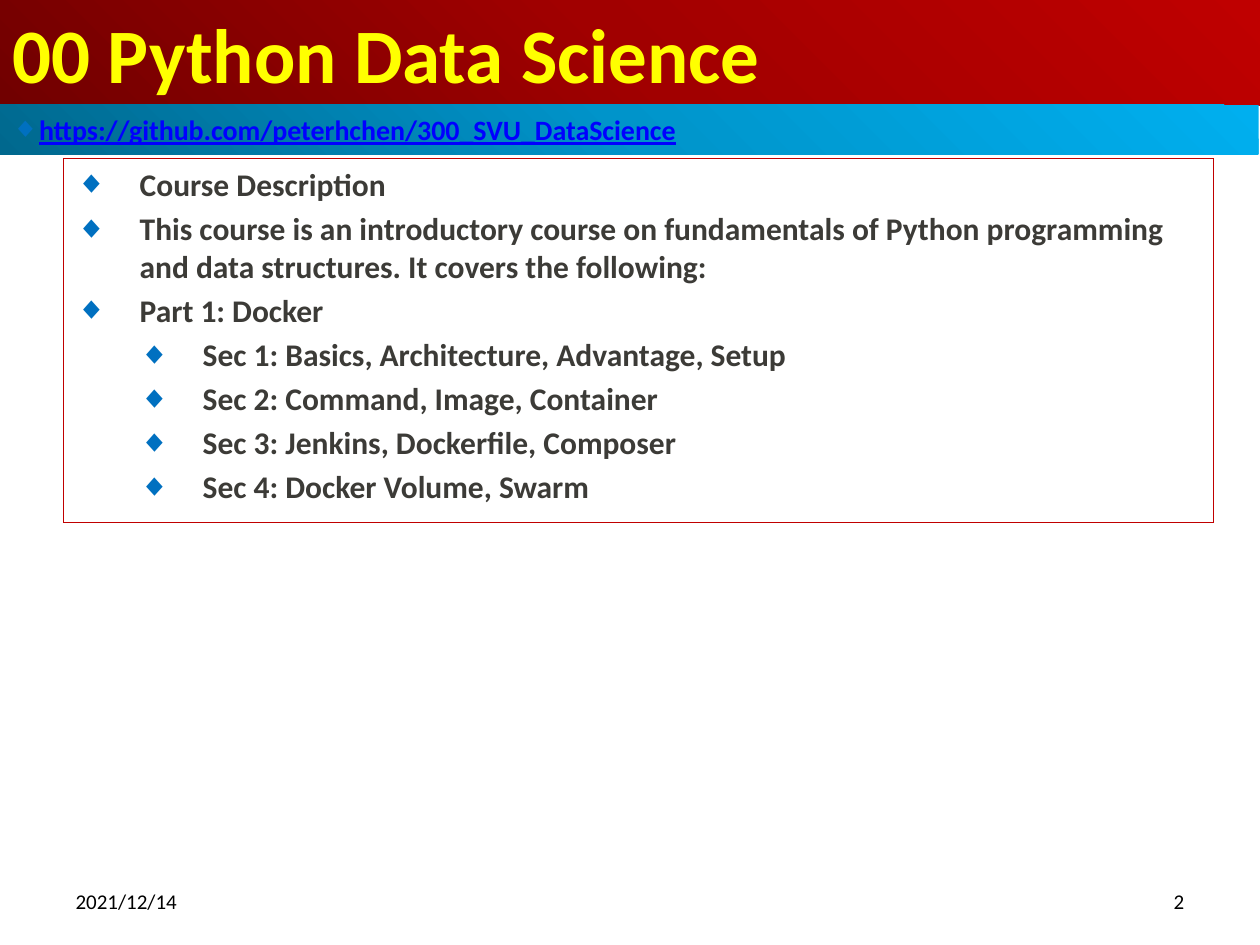
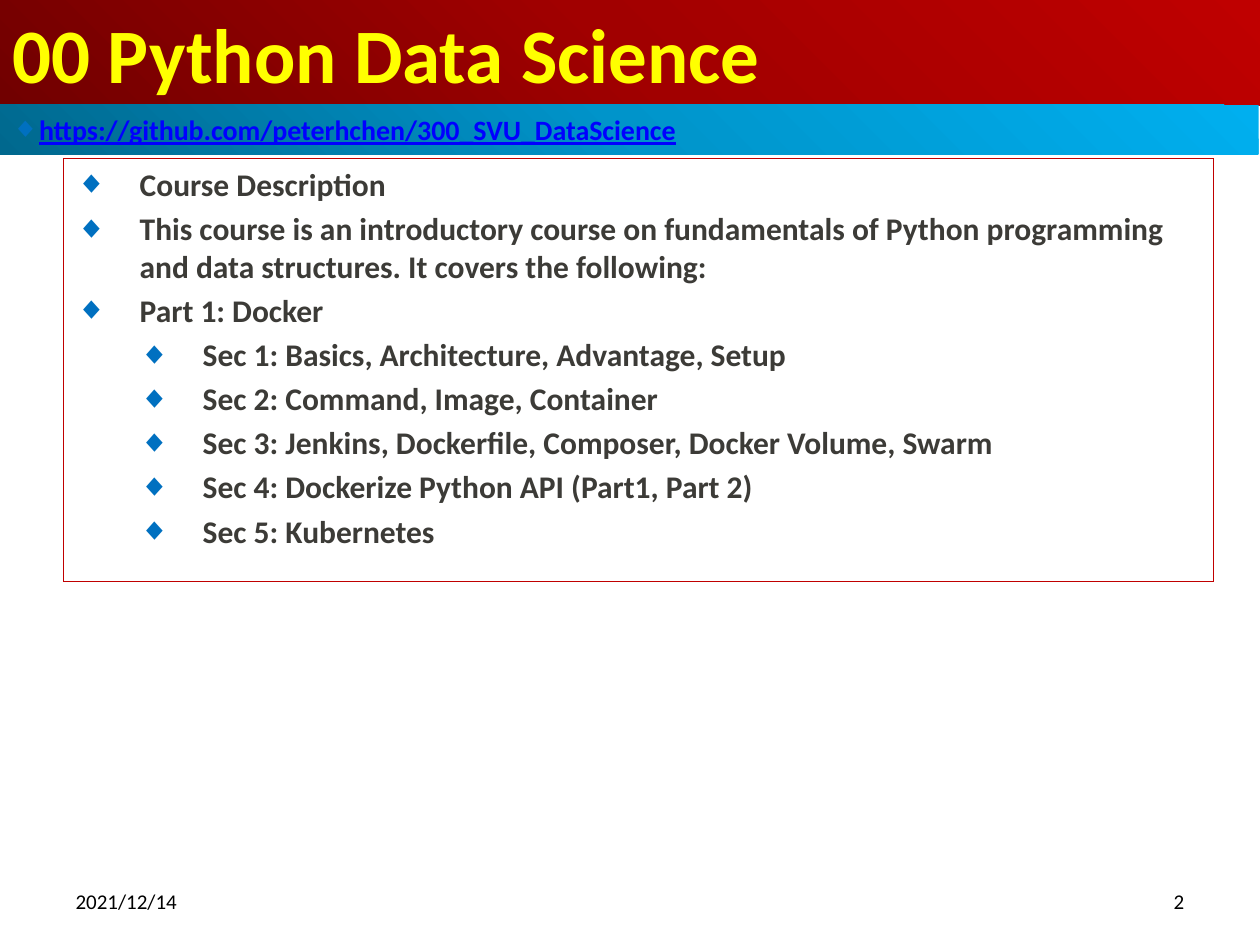
Before and after one commit to peterhchen/650_DockerPythonGUI, a slide deck: slide 2 of 00_PythonGuiDocker_Syllabus.pptx. Drawn at 1260x945 pixels with LibreOffice and Linux fonts; fonts in the diff are those of the drawing. Boxes give left, top, right and bottom in pixels: in the first picture for what was removed or moved away, otherwise in the second. Text is boxed around its words. In the diff, an @@ line names an element or a change of style, - is before the commit and + after.

```diff
--- a/00_PythonGuiDocker_Syllabus.pptx
+++ b/00_PythonGuiDocker_Syllabus.pptx
@@ subtitle "Course Description": place and size @@
-subtitle "Course Description" at (63, 159, 1213, 522)
+subtitle "Course Description" at (63, 159, 1213, 582)
@@ subtitle at (203, 432, 993, 544): text changed @@
-  ◆ Sec 3: Jenkins, Dockerfile, Composer
-  ◆ Sec 4: Docker Volume, Swarm
+  ◆ Sec 3: Jenkins, Dockerfile, Composer, Docker Volume, Swarm
+  ◆ Sec 4: Dockerize Python API (Part1, Part 2)
+  ◆ Sec 5: Kubernetes
```
Also in this commit, not shown: 1 other slide changed.
